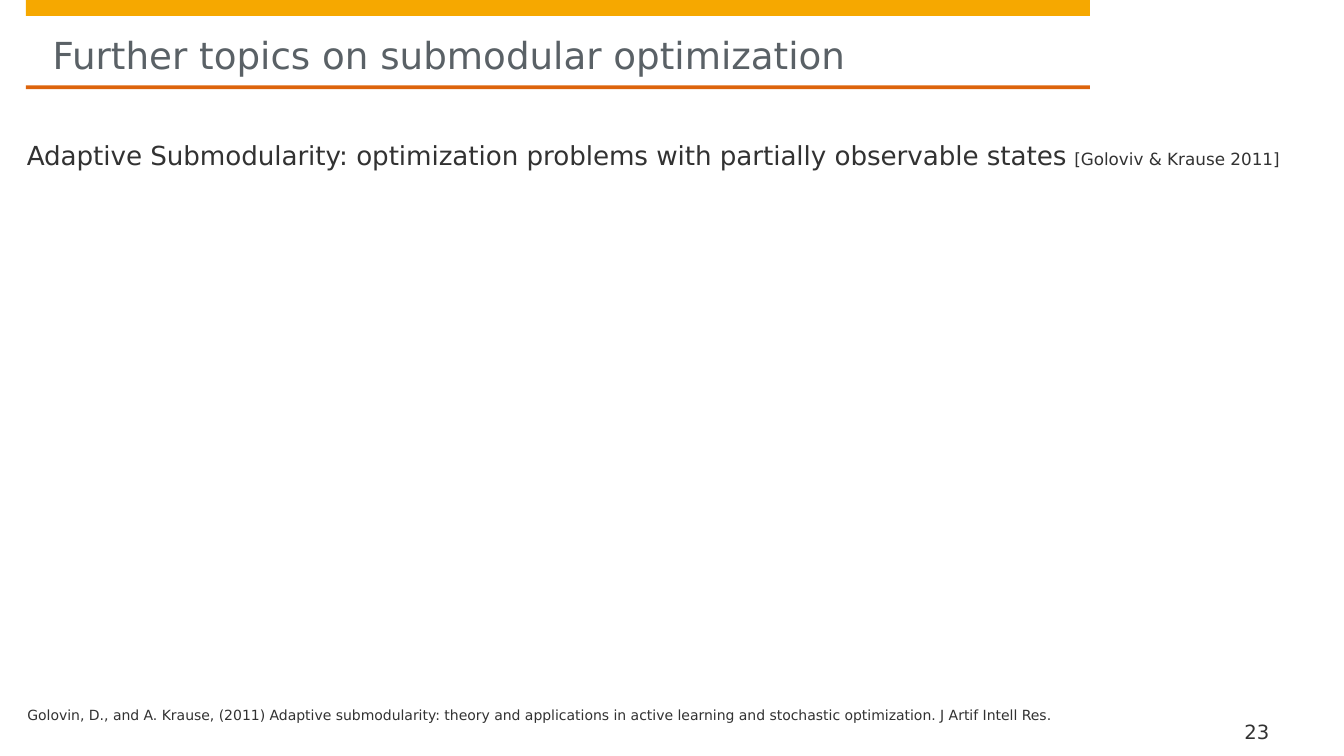
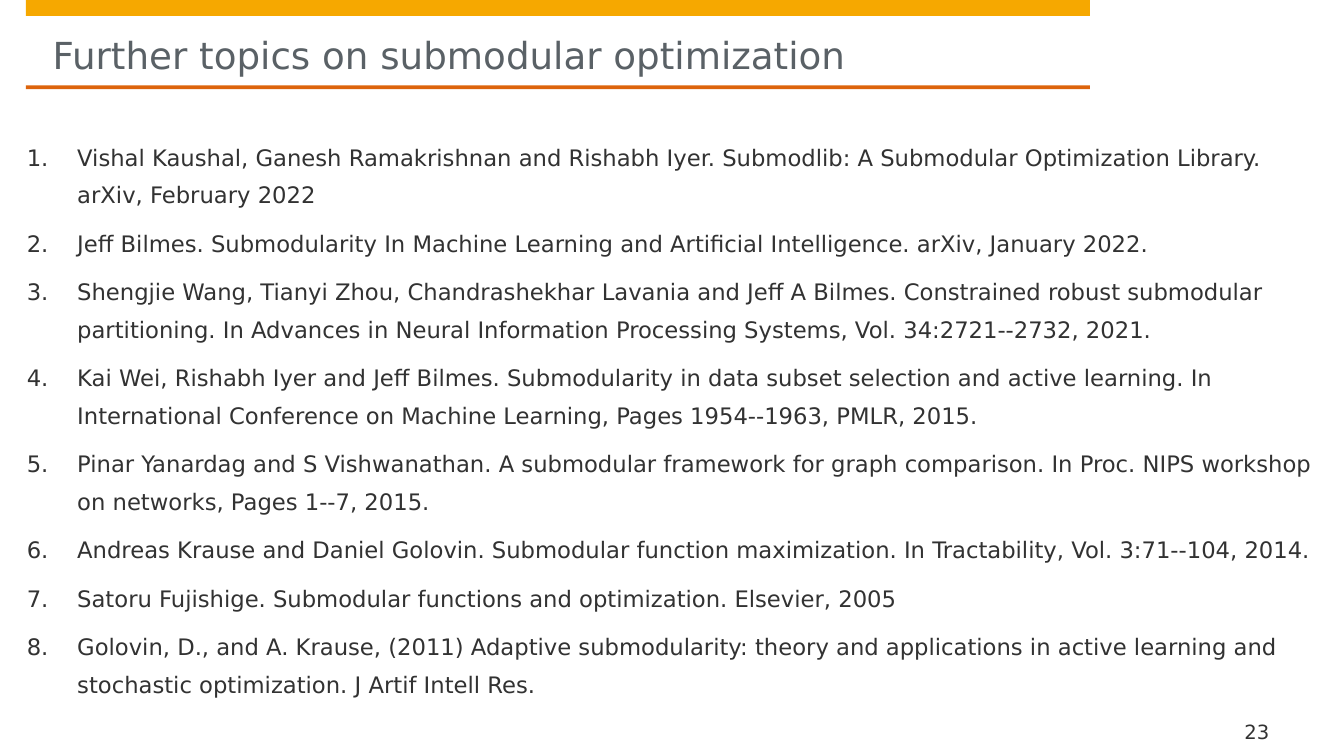
Before and after one commit to hpi-sam/GNN-Course-2020, a slide deck: slide 23 of 15. Submodular Functions and Applications.pptx. Drawn at 1344x756 pixels with LibreOffice and Linux fonts; fonts in the diff are those of the drawing; background and template pictures are left out. Boxes give left, top, right and bottom in pixels: in the first picture for what was removed or moved away, otherwise in the second. Text is boxed around its words. In the diff, an @@ line names an element or a change of style, - is before the commit and + after.

```diff
--- a/15. Submodular Functions and Applications.pptx
+++ b/15. Submodular Functions and Applications.pptx
@@ text at [77, 148, 1311, 698]: text changed; size 18.7 to 16.1 pt @@
-Adaptive Submodularity: optimization problems with partially observable states [Goloviv & Krause 2011]
+1. Vishal Kaushal, Ganesh Ramakrishnan and Rishabh Iyer. Submodlib: A Submodular Optimization Library. arXiv, February 2022
+2. Jeff Bilmes. Submodularity In Machine Learning and Artificial Intelligence. arXiv, January 2022.
+3. Shengjie Wang, Tianyi Zhou, Chandrashekhar Lavania and Jeff A Bilmes. Constrained robust submodular partitioning. In Advances in Neural Information Processing Systems, Vol. 34:2721--2732, 2021.
+4. Kai Wei, Rishabh Iyer and Jeff Bilmes. Submodularity in data subset selection and active learning. In International Conference on Machine Learning, Pages 1954--1963, PMLR, 2015.
+5. Pinar Yanardag and S Vishwanathan. A submodular framework for graph comparison. In Proc. NIPS workshop on networks, Pages 1--7, 2015.
+6. Andreas Krause and Daniel Golovin. Submodular function maximization. In Tractability, Vol. 3:71--104, 2014.
+7. Satoru Fujishige. Submodular functions and optimization. Elsevier, 2005
+8. Golovin, D., and A. Krause, (2011) Adaptive submodularity: theory and applications in active learning and stochastic optimization. J Artif Intell Res.
@@ text removed at [27, 709, 1051, 723] @@
-Golovin, D., and A. Krause, (2011) Adaptive submodularity: theory and applications in active learning and stochastic optimization. J Artif Intell Res.
```
Also in this commit, not shown: 2 other slides changed, 2 slides added, 8 slides removed.
